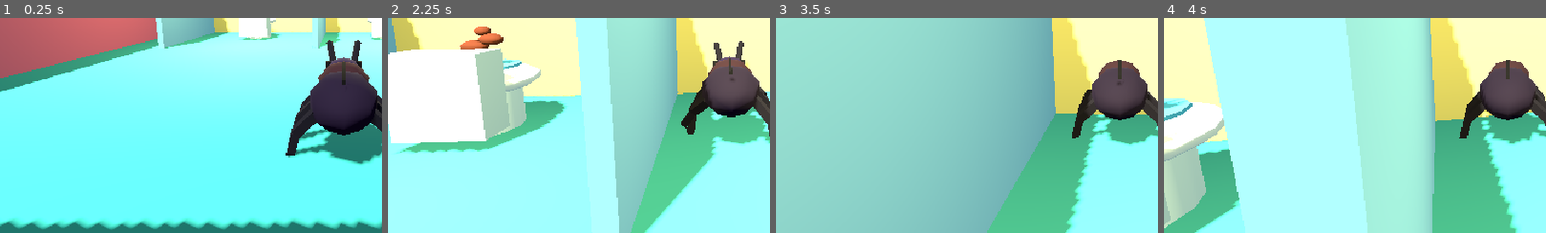
Above: before the commit, frames 1-4 (left to right).
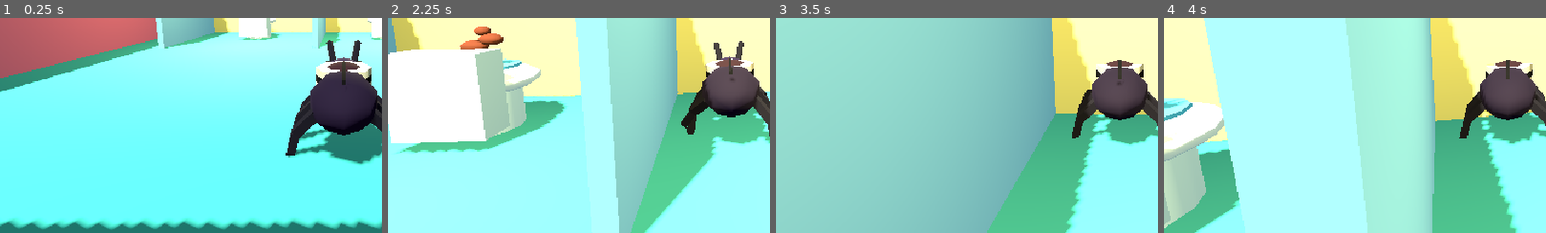
Above: after the commit, the same moments.

Repository: blanzy-labs/turd-burglar
Game: Godot game, scene res://scenes/main.tscn
Same seed, same stepped clock (60 frames per second), same inputs: the game is played once before the commit and once after it.
Inputs (mouse positions are % of the whole screen's width and height, from its top left):
- Up to frame 1 (0.25 s): no input
- Up to frame 2 (2.25 s): tap Enter at 0.5 s; move the mouse to (55, 50) at 0.52 s; hold W (move_forward) from 0.53 s (still down); tap E at 0.6, 2.1 s; move the mouse to (45, 50) at 1.27 s; tap R at 1.35 s; move the mouse to (52, 48) at 2.02 s
- Up to frame 3 (3.5 s): keep holding W (move_forward); move the mouse to (49, 52) at 2.77 s; tap R at 2.85 s
- Up to frame 4 (4 s): keep holding W (move_forward); tap Space at 3.5 s; move the mouse to (57, 51) at 3.52 s; tap E at 3.6 s
The pictures show only the part of the screen within x 5-55%, y 43-93%; the shares and areas given below are measured in that part.

The runs differ from the first frame. In frame 1, 0.6% of the frame differs, in the area x 82-98%, y 20-53%; in frame 2, 0.4%; in frame 3, 0.3%; in frame 4, 0.3%.

Commit message:
TB-R04-001: Integrate the Beetle Face and Striped Burglar Costume

Diff:
--- a/scenes/player.tscn
+++ b/scenes/player.tscn
@@ -23,8 +23,15 @@
 roughness = 0.82
 
 [sub_resource type="StandardMaterial3D" id="Material_eye"]
-albedo_color = Color(0.62, 0.48, 0.22, 1)
-roughness = 0.75
+albedo_color = Color(0.9, 0.66, 0.2, 1)
+roughness = 0.62
+emission_enabled = true
+emission = Color(0.72, 0.32, 0.055, 1)
+emission_energy_multiplier = 1.45
+
+[sub_resource type="StandardMaterial3D" id="Material_shirt_cream"]
+albedo_color = Color(0.78, 0.71, 0.55, 1)
+roughness = 0.96
 
 [sub_resource type="CapsuleShape3D" id="CapsuleShape_player"]
 radius = 0.38
@@ -78,6 +85,27 @@
 material = SubResource("Material_eye")
 size = Vector3(0.105, 0.055, 0.026)
 
+[sub_resource type="SphereMesh" id="SphereMesh_shirt"]
+material = SubResource("Material_mask")
+radius = 0.365
+height = 0.73
+radial_segments = 8
+rings = 4
+
+[sub_resource type="CylinderMesh" id="CylinderMesh_stripe_cream"]
+material = SubResource("Material_shirt_cream")
+top_radius = 0.37
+bottom_radius = 0.37
+height = 0.095
+radial_segments = 8
+
+[sub_resource type="CylinderMesh" id="CylinderMesh_stripe_dark"]
+material = SubResource("Material_mask")
+top_radius = 0.371
+bottom_radius = 0.371
+height = 0.095
+radial_segments = 8
+
 [node name="Player" type="CharacterBody3D"]
 script = ExtResource("1_player")
 
@@ -107,6 +135,40 @@
 rotation = Vector3(-0.12, 0, 0)
 mesh = SubResource("BoxMesh_mask")
 
+[node name="EyeLeft" type="MeshInstance3D" parent="Body/Mask"]
+position = Vector3(-0.145, 0.015, -0.0405)
+mesh = SubResource("BoxMesh_eye")
+
+[node name="EyeRight" type="MeshInstance3D" parent="Body/Mask"]
+position = Vector3(0.145, 0.015, -0.0405)
+mesh = SubResource("BoxMesh_eye")
+
+[node name="Shirt" type="Node3D" parent="Body"]
+position = Vector3(0, 0.58, -0.42)
+
+[node name="Base" type="MeshInstance3D" parent="Body/Shirt"]
+scale = Vector3(1, 0.78, 1)
+mesh = SubResource("SphereMesh_shirt")
+
+[node name="StripeCreamLower" type="MeshInstance3D" parent="Body/Shirt"]
+position = Vector3(0, -0.19, 0)
+mesh = SubResource("CylinderMesh_stripe_cream")
+
+[node name="StripeDarkLower" type="MeshInstance3D" parent="Body/Shirt"]
+position = Vector3(0, -0.095, 0)
+mesh = SubResource("CylinderMesh_stripe_dark")
+
+[node name="StripeCreamMiddle" type="MeshInstance3D" parent="Body/Shirt"]
+mesh = SubResource("CylinderMesh_stripe_cream")
+
+[node name="StripeDarkUpper" type="MeshInstance3D" parent="Body/Shirt"]
+position = Vector3(0, 0.095, 0)
+mesh = SubResource("CylinderMesh_stripe_dark")
+
+[node name="StripeCreamUpper" type="MeshInstance3D" parent="Body/Shirt"]
+position = Vector3(0, 0.19, 0)
+mesh = SubResource("CylinderMesh_stripe_cream")
+
 [node name="AntennaLeft" type="MeshInstance3D" parent="Body"]
 position = Vector3(-0.17, 0.82, -1.02)
 rotation = Vector3(-0.94, 0, 0.18)
@@ -229,16 +291,6 @@
 position = Vector3(0, 0.945, 0.34)
 mesh = SubResource("BoxMesh_seam")
 
-[node name="EyeLeft" type="MeshInstance3D" parent="Body"]
-position = Vector3(-0.145, 0.65, -1.16)
-rotation = Vector3(-0.12, 0, 0)
-mesh = SubResource("BoxMesh_eye")
-
-[node name="EyeRight" type="MeshInstance3D" parent="Body"]
-position = Vector3(0.145, 0.65, -1.16)
-rotation = Vector3(-0.12, 0, 0)
-mesh = SubResource("BoxMesh_eye")
-
 [node name="CameraPivot" type="Node3D" parent="."]
 position = Vector3(0, 1.15, 0)
 
Not shown: 1 places in scenes/player.tscn that only renumber resources
